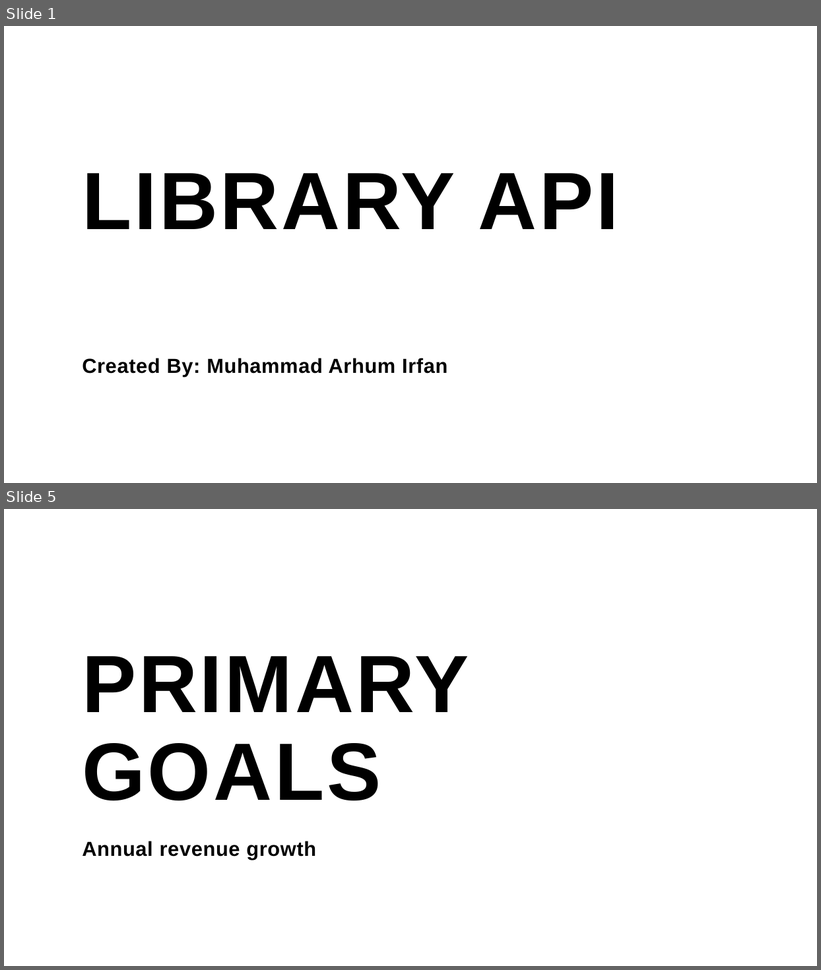
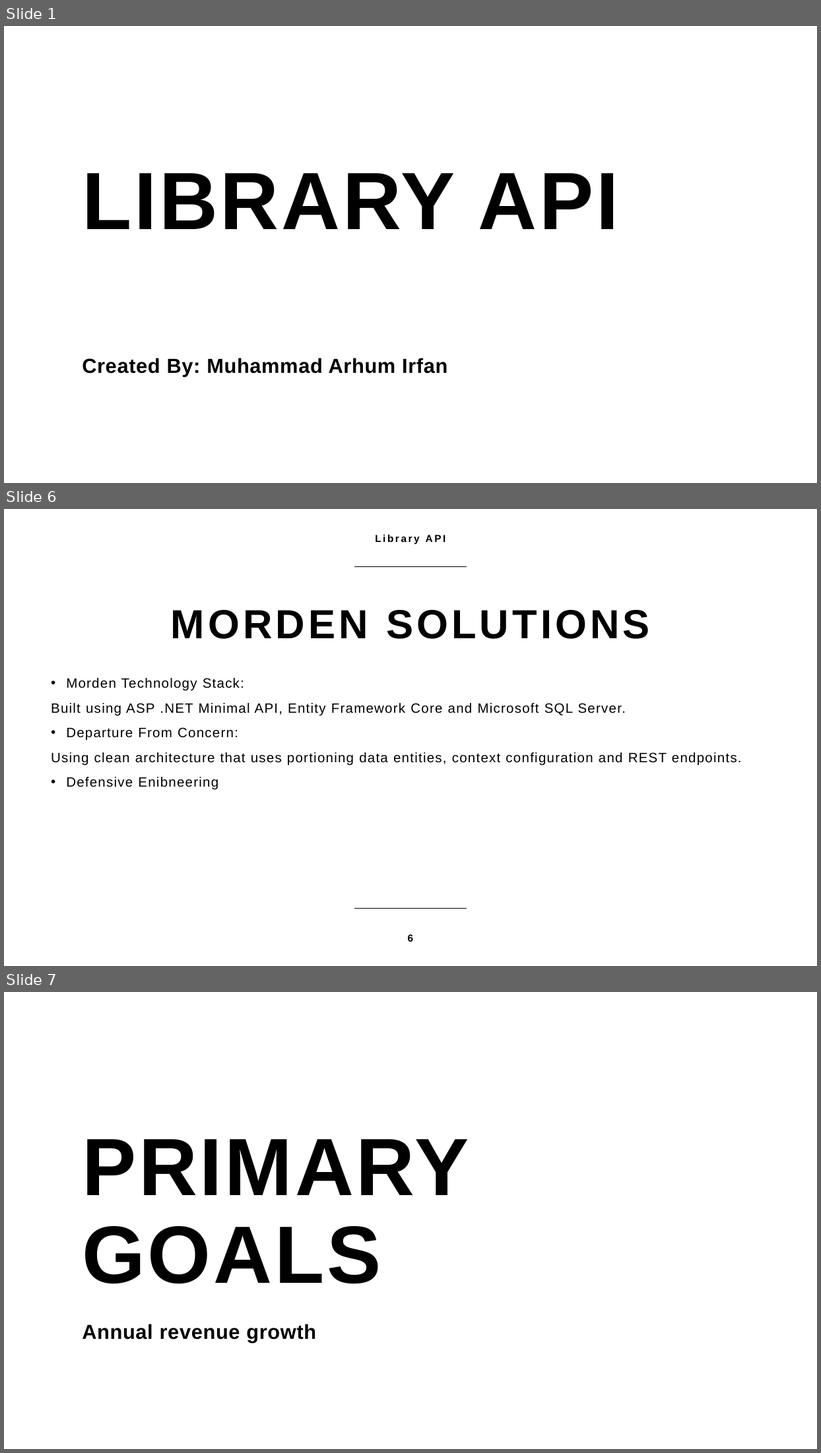
Before and after one commit to MArhumIrfan/Vantage_Intership, a slide deck: Library_API.pptx. Shown one above the other, each under a label of ours: slides 1 and 5 before the commit, slides 1, 6 and 7 after it; the slides between them are not shown. The pictures are 821x970 and 821x1453 pixels, drawn with LibreOffice and Linux fonts; fonts in the diff are those of the drawing; background and template pictures are left out. Boxes give left, top, right and bottom in pixels: in the first picture for what was removed or moved away, otherwise in the second. Text is boxed around its words. In the diff, an @@ line names an element or a change of style, - is before the commit and + after.

```diff
--- a/Library_API.pptx
+++ b/Library_API.pptx
@@ slide 6 added at <box>4,509,817,966</box>, background picture (left out) @@
@@ text added at <box>375,535,446,544</box>, 12 pt, text #000000, bold @@
+Library API
@@ line added from (354, 567) to (467, 567), #000000 1 pt @@
@@ title added at <box>171,610,650,639</box>, 48 pt, text #000000, bold @@
+MORDEN SOLUTIONS
@@ text added at <box>51,678,742,790</box>, 16 pt, text #000000 @@
+• Morden Technology Stack:
+Built using ASP .NET Minimal API, Entity Framework Core and Microsoft SQL Server.
+• Departure From Concern:
+Using clean architecture that uses portioning data entities, context configuration and REST endpoints.
+• Defensive Enibneering
@@ line added from (354, 909) to (467, 909), #000000 1 pt @@
@@ page number added at <box>408,935,414,942</box>, 12 pt, text #000000, bold @@
+6
@@ what was slide 5 is now slide 7 @@
```
Also in this commit, not shown: 3 slides changed, 1 other slide added, 2 other files.
